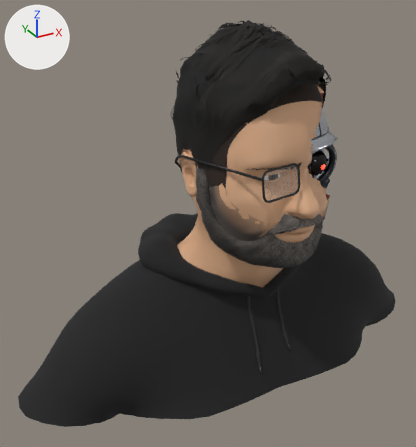
Renders of the glTF model art/head/head.glb from each side of a commit.
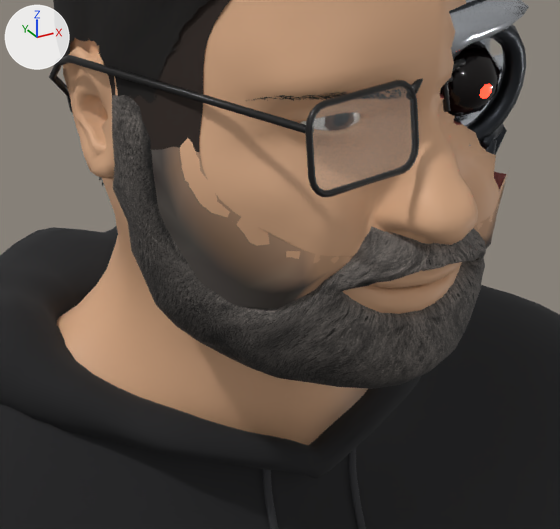
There are two pictures of each version: one whole from a 50 mm camera at (-3.75, -5.67, 2.22) aimed at (-0.45, 0.34, -0.79), one close up on the part from 38% to 84% of the width and 30% to 71% of the height. The lights are fixed; the arrows at upper left show +X, +Y and +Z. The last two pictures show the newer version. Where no turn or scale is listed for an object, it has been applied to the vertices. Vertices at exactly the same position are counted once.

Script lines for the objects in view, before the commit:
```python
ob_glasses = bpy.data.objects.new('Glasses', me_glasses)
ob_glasses.location = (-0.37, -0.401, 0.158)
ob_hoodie = bpy.data.objects.new('Hoodie', me_hoodie)
ob_hoodie.location = (0.0, 0.367, -1.942)
ob_skin = bpy.data.objects.new('Skin', me_skin)
ob_skin.location = (0.0, 0.0, 0.0)
# also in view: 'EyeRed' at (0.32, -0.78, 0.23)
```
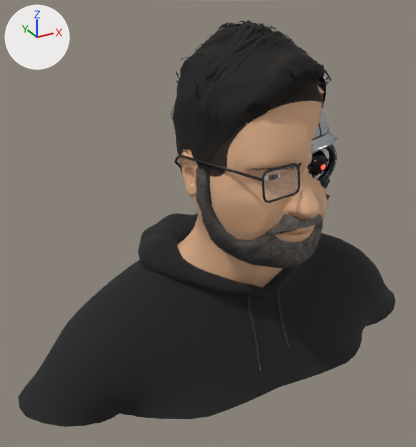
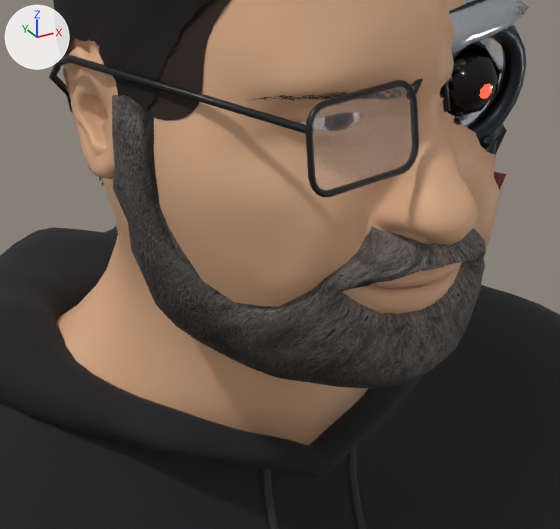
Commit message: Remove the beard stubble shell; the fitted beard stands alone

What differs and where, as boxes (x1, y1, x2, y2) in the close-ups (560 x 529 px):
'Skin', recoloured, reshaped: (53, 0, 529, 445) in both
part 1 of me_skin, cut back: before (108, 65, 508, 308); after (112, 65, 203, 120)

The change, as a list of edits to the scene's bpy script:
```text
Change mat_skin:
    where n0 = _N.new('ShaderNodeBsdfPrincipled'); n0.name = 'Principled BSDF'
    add n0.inputs[0].default_value = (0.73, 0.423, 0.246, 1.0)  # 'Base Color', beige #deae88
    remove n2 = _N.new('ShaderNodeMix'); n2.name = 'Mix'
    remove n2.data_type = 'RGBA'
    remove n2.blend_type = 'MULTIPLY'
    remove n2.inputs[0].default_value = 1.0  # 'Factor'
    remove n2.inputs[7].default_value = (0.73, 0.423, 0.246, 1.0)  # 'B', beige #deae88
    remove n3 = _N.new('ShaderNodeVertexColor'); n3.name = 'Color Attribute'
    remove _L.new(n2.outputs[2], n0.inputs[0])  # 'Result' to 'Base Color'
    remove _L.new(n3.outputs[0], n2.inputs[6])  # 'Color' to 'A'
Change mat_hairmodel:
    remove # nodes: BsdfPrincipled, Math x3, Mix x2, OutputMaterial, TexImage, VertexColor
    remove # colours: brown #9a7a64, mixed with the vertex colours
    nodes: BsdfPrincipled, Math x2, Mix, OutputMaterial, TexImage
    colours: brown #9a7a64
Change mat_beardmodel:
    remove # nodes: BsdfPrincipled, Math x3, Mix x2, OutputMaterial, TexImage, VertexColor
    remove # colours: grey #9a918a, mixed with the vertex colours
    nodes: BsdfPrincipled, Math x2, Mix, OutputMaterial, TexImage
    colours: grey #9a918a
Change mat_metal:
    where n0 = _N.new('ShaderNodeBsdfPrincipled'); n0.name = 'Principled BSDF'
    add n0.inputs[0].default_value = (0.584, 0.61, 0.651, 1.0)  # 'Base Color', light grey #c9cdd3
    remove n2 = _N.new('ShaderNodeMix'); n2.name = 'Mix'
    remove n2.data_type = 'RGBA'
    remove n2.blend_type = 'MULTIPLY'
    remove n2.inputs[0].default_value = 1.0  # 'Factor'
    remove n2.inputs[7].default_value = (0.584, 0.61, 0.651, 1.0)  # 'B', light grey #c9cdd3
    remove n3 = _N.new('ShaderNodeVertexColor'); n3.name = 'Color Attribute'
    remove _L.new(n2.outputs[2], n0.inputs[0])  # 'Result' to 'Base Color'
    remove _L.new(n3.outputs[0], n2.inputs[6])  # 'Color' to 'A'
Change mat_metaldark:
    where n0 = _N.new('ShaderNodeBsdfPrincipled'); n0.name = 'Principled BSDF'
    add n0.inputs[0].default_value = (0.0423, 0.0467, 0.0545, 1.0)  # 'Base Color', dark grey #3a3d42
    remove n2 = _N.new('ShaderNodeMix'); n2.name = 'Mix'
    remove n2.data_type = 'RGBA'
    remove n2.blend_type = 'MULTIPLY'
    remove n2.inputs[0].default_value = 1.0  # 'Factor'
    remove n2.inputs[7].default_value = (0.0423, 0.0467, 0.0545, 1.0)  # 'B', dark grey #3a3d42
    remove n3 = _N.new('ShaderNodeVertexColor'); n3.name = 'Color Attribute'
    remove _L.new(n2.outputs[2], n0.inputs[0])  # 'Result' to 'Base Color'
    remove _L.new(n3.outputs[0], n2.inputs[6])  # 'Color' to 'A'
Change me_skin:
    used by ob_skin; location = (0.0, 0.0, 0.0)
    remove me_skin.from_pydata(...)  # 9562 vertices, 16140 faces; spans x -2.14..2.14, y -1.22..1.17, z -1.89..1.7
    add me_skin.from_pydata(...)  # 8964 vertices, 15158 faces; spans x -2.14..2.14, y -1.22..1.17, z -1.89..1.7
    me_skin part 1: 13 vertices moved from x -0.84..0.84, y -0.44..-0.03, z 0.18..0.38 to x -0.84..0.84, y -0.43..-0.03, z 0.22..0.38; 465 vertices removed from x -0.84..0.84, y -1.05..0.1, z -1.13..0.24; 16 vertices added at x -0.84..0.84, y -0.55..-0.13, z 0.12..0.25
    other edits to the shape of me_skin do not show in these pictures
    remove me_skin.materials.append(mat_beard)
```
